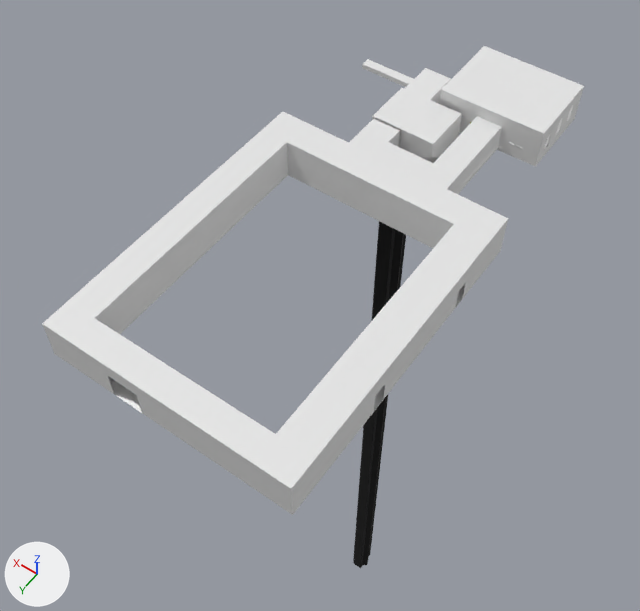
Renders of the Blender file Assets/Art/Environment/Structures/Inside Prison/kidney room.blend from each side of a commit.
Both versions are drawn from a 50 mm lens placed at (-224.0, 428.0, 421.0), pointed at (62.0, 28.0, -208.0). Every picture has the same lights, and +X, +Y and +Z are marked at lower left.

Objects in the first picture: 'Floor', 'Hallway Loop', 'Roofs', 'Walls'.
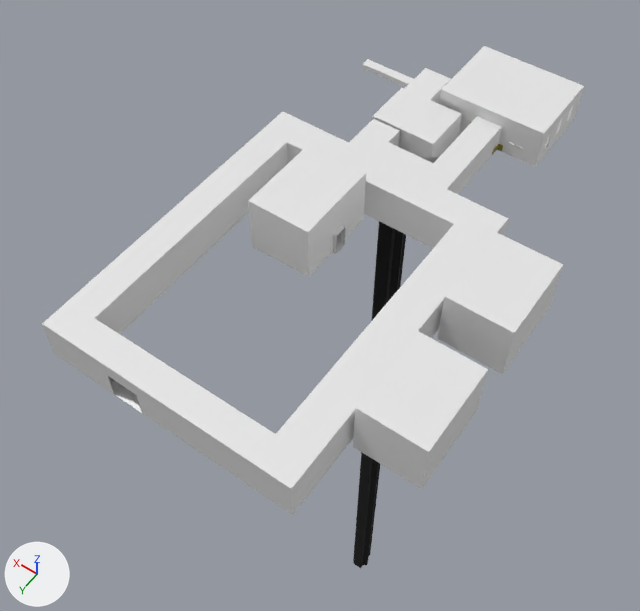
What the commit changed:
Material 'Material.001' (mat_material_001) is new.
Its base color is (0.8, 0.8, 0.8) (white #e7e7e7).
Mesh me_cube_018 is new.
It has 16 vertices, 10 faces and spans x -45.6..0.0, y -24.7..34.1, z 0.0..39.6.
It uses material mat_material_001 (white #e7e7e7).
Mesh me_cube_005 is new.
It has 16 vertices, 10 faces and spans x -45.6..0.0, y -23.8..35.1, z 0.0..39.6.
It uses material mat_material_001 (white #e7e7e7).
Mesh me_cube is new.
It has 16 vertices, 10 faces and spans x -21.4..24.2, y -29.4..29.4, z 3.9..43.5.
It uses material mat_material_001 (white #e7e7e7).
Object 'Solitary Room.002' (ob_solitary_room_002) is new; it shows me_cube_018.
Its location is (-23.0, 130.0, 13.0).
Its rotation in degrees is (0, 0, 180).
Object 'Solitary Room.001' (ob_solitary_room_001) is new; it shows me_cube_005.
Its location is (-100.0, 106.0, 1.0).
Object 'Solitary Room' (ob_solitary_room) is new; it shows me_cube.
Its location is (-124.0, 199.0, -3.0).

Changed parts and their boxes [x1, y1, x2, y2] in the pictures (640 x 611 px):
'Solitary Room', added
    after: [353, 331, 488, 489]
'Solitary Room.001', added
    after: [437, 232, 563, 374]
'Solitary Room.002', added
    after: [248, 145, 366, 277]
